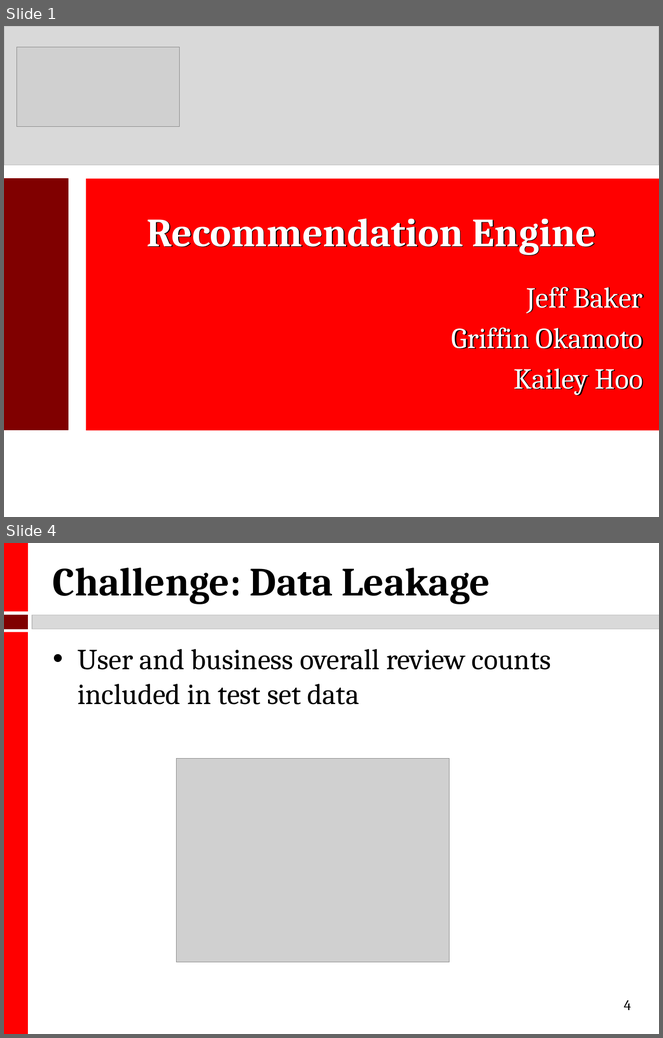
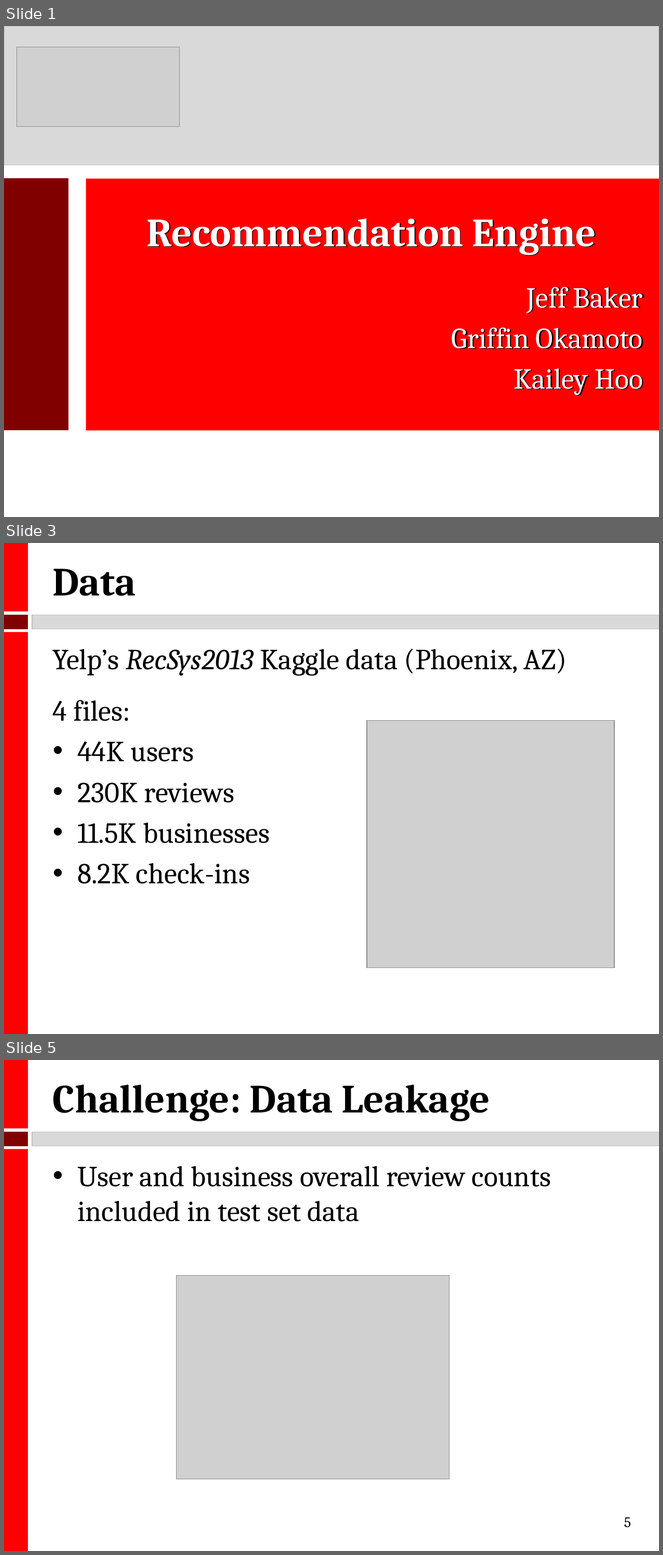
Before and after one commit to kmhoo/AdvancedMLProject, a slide deck: advML_final_presentation.pptx. Shown one above the other, each under a label of ours: slides 1 and 4 before the commit, slides 1, 3 and 5 after it; the slides between them are not shown. The pictures are 663x1038 and 663x1555 pixels, drawn with LibreOffice and Linux fonts; fonts in the diff are those of the drawing; grey boxes stand for pictures. Boxes give left, top, right and bottom in pixels: in the first picture for what was removed or moved away, otherwise in the second. Text is boxed around its words. In the diff, an @@ line names an element or a change of style, - is before the commit and + after.

Commit message:
added 'data' slide

```diff
--- a/advML_final_presentation.pptx
+++ b/advML_final_presentation.pptx
@@ slide 3 added at [4, 543, 659, 1034], background #FFFFFF; not listed: 4 template elements that a slide beside it also shows @@
@@ title added at [53, 568, 136, 596], 44 pt, text #000000, bold @@
+Data
@@ text added at [53, 649, 567, 884], 32 pt, text #000000 @@
+Yelp’s RecSys2013 Kaggle data (Phoenix, AZ)
+4 files:
+• 44K users
+• 230K reviews
+• 11.5K businesses
+• 8.2K check-ins
@@ picture added at [367, 720, 614, 968] @@
@@ what was slide 4 is now slide 5 @@
@@ page number at [624, 1518, 631, 1528]: text changed @@
-4
+5
```
Also in this commit, not shown: 5 slides changed.
